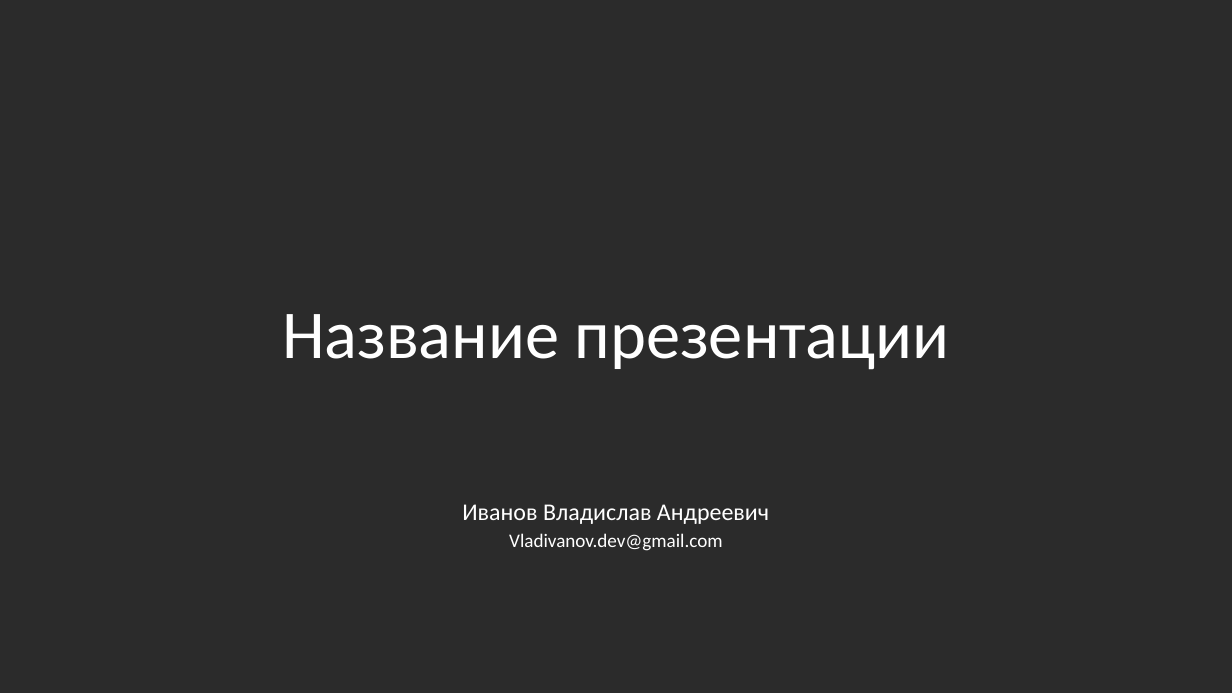
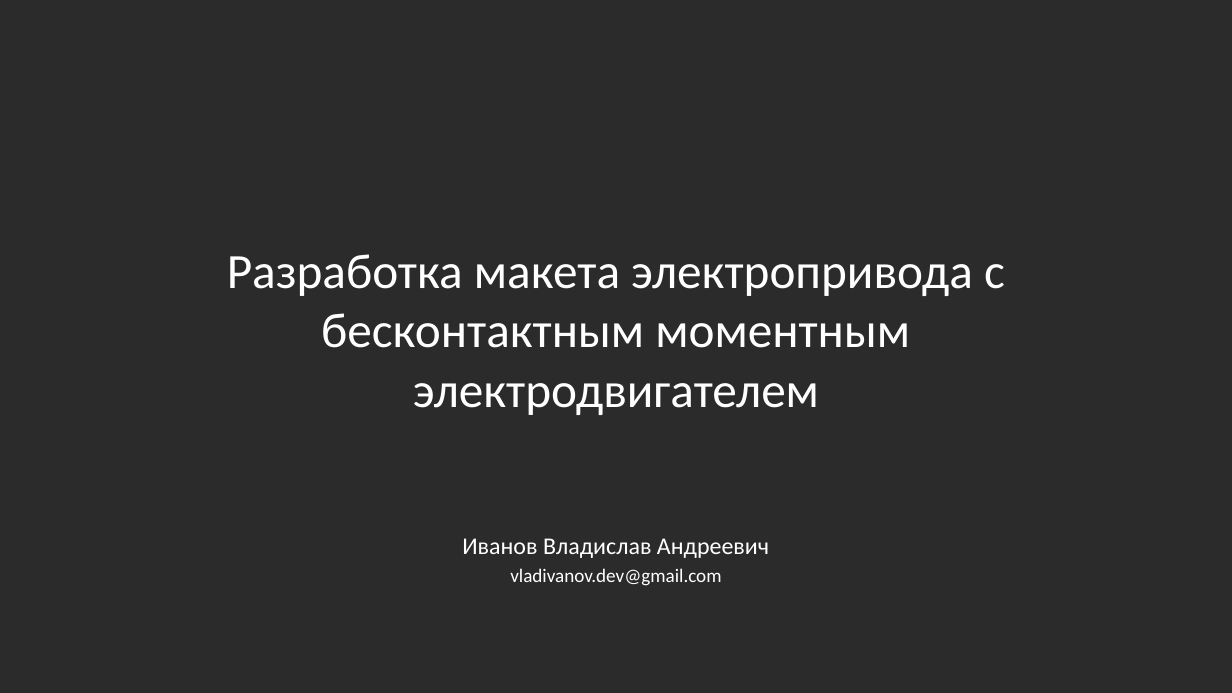
Before and after one commit to yungvldai/diploma, a slide deck: slide 1 of presentation/production.pptx. Drawn at 1232x693 pixels with LibreOffice and Linux fonts; fonts in the diff are those of the drawing; background and template pictures are left out; a plain dark background stands for a picture behind light text. Boxes give left, top, right and bottom in pixels: in the first picture for what was removed or moved away, otherwise in the second. Text is boxed around its words. In the diff, an @@ line names an element or a change of style, - is before the commit and + after.

```diff
--- a/presentation/production.pptx
+++ b/presentation/production.pptx
@@ title at (227,254,1005,415): text changed; size 40 to 28.8 pt @@
-Название презентации
+Разработка макета электропривода с бесконтактным моментным электродвигателем
@@ text "Иванов Владислав Андреевич": place and size @@
-text "Иванов Владислав Андреевич" at (462,504,769,551)
+text "Иванов Владислав Андреевич" at (462,538,769,586)
@@ text at (510,568,721,586): text changed @@
-Vladivanov.dev@gmail.com
+vladivanov.dev@gmail.com
```
Also in this commit, not shown: 8 slides added, 6 slides removed, 14 other files.
